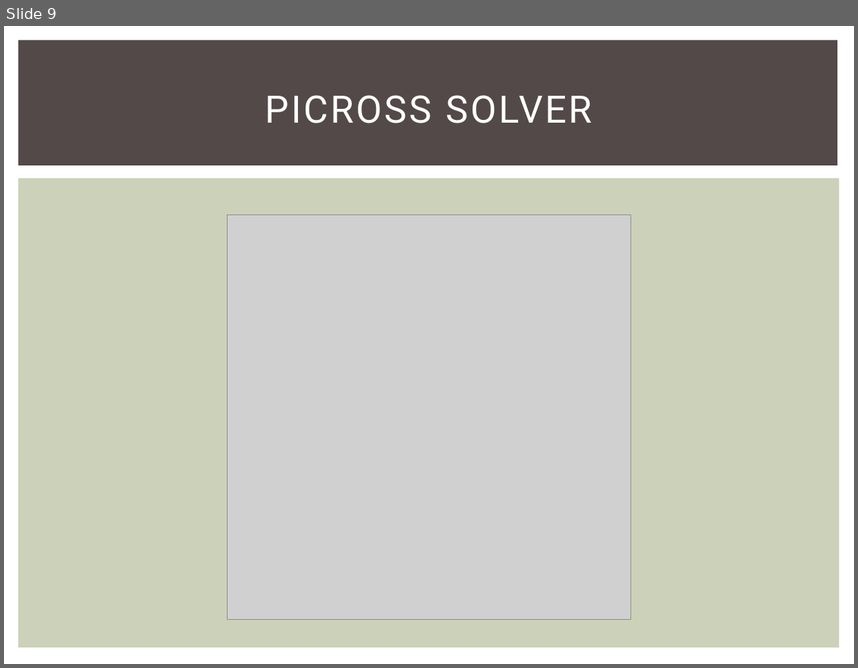
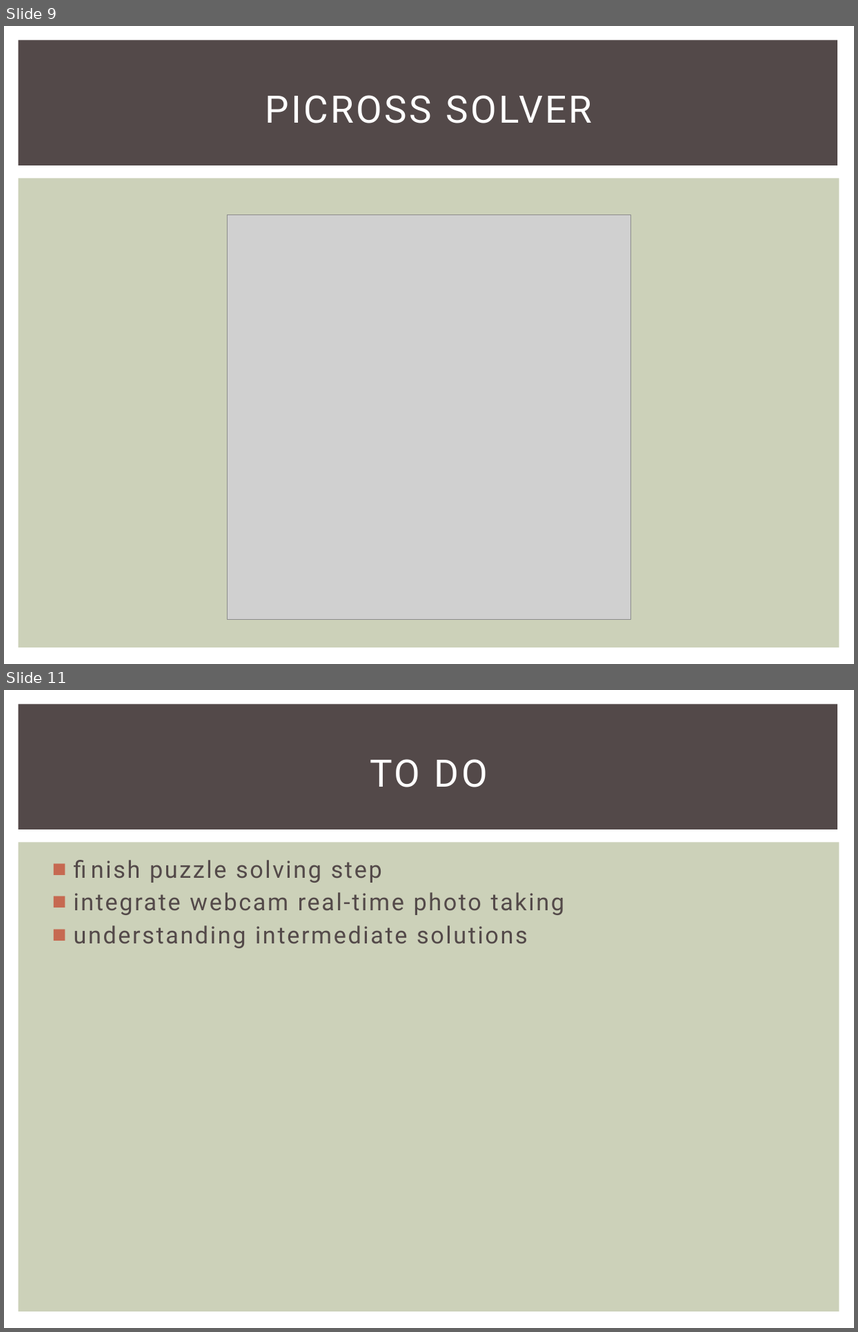
Before and after one commit to Calvin-Michael-Jane/Picross-Vision-Solver, a slide deck: COS429FinalProject.pptx. Shown one above the other, each under a label of ours: slide 9 before the commit, slides 9 and 11 after it; the slides between them are not shown. The pictures are 858x668 and 858x1332 pixels, drawn with LibreOffice and Linux fonts; fonts in the diff are those of the drawing; grey boxes stand for pictures. Boxes give left, top, right and bottom in pixels: in the first picture for what was removed or moved away, otherwise in the second. Text is boxed around its words. In the diff, an @@ line names an element or a change of style, - is before the commit and + after.

```diff
--- a/COS429FinalProject.pptx
+++ b/COS429FinalProject.pptx
@@ slide 11 added at [4, 690, 854, 1328], background #FFFFFF; not listed: 2 template elements that a slide beside it also shows @@
@@ title added at [370, 759, 488, 787], 32 pt, text #FFFFFF @@
+TO DO
@@ text added at [74, 860, 564, 948], 20 pt, text #534949 @@
+■ finish puzzle solving step
+■ integrate webcam real-time photo taking
+■ understanding intermediate solutions
```
Also in this commit, not shown: 2 slides changed, 2 other files.
